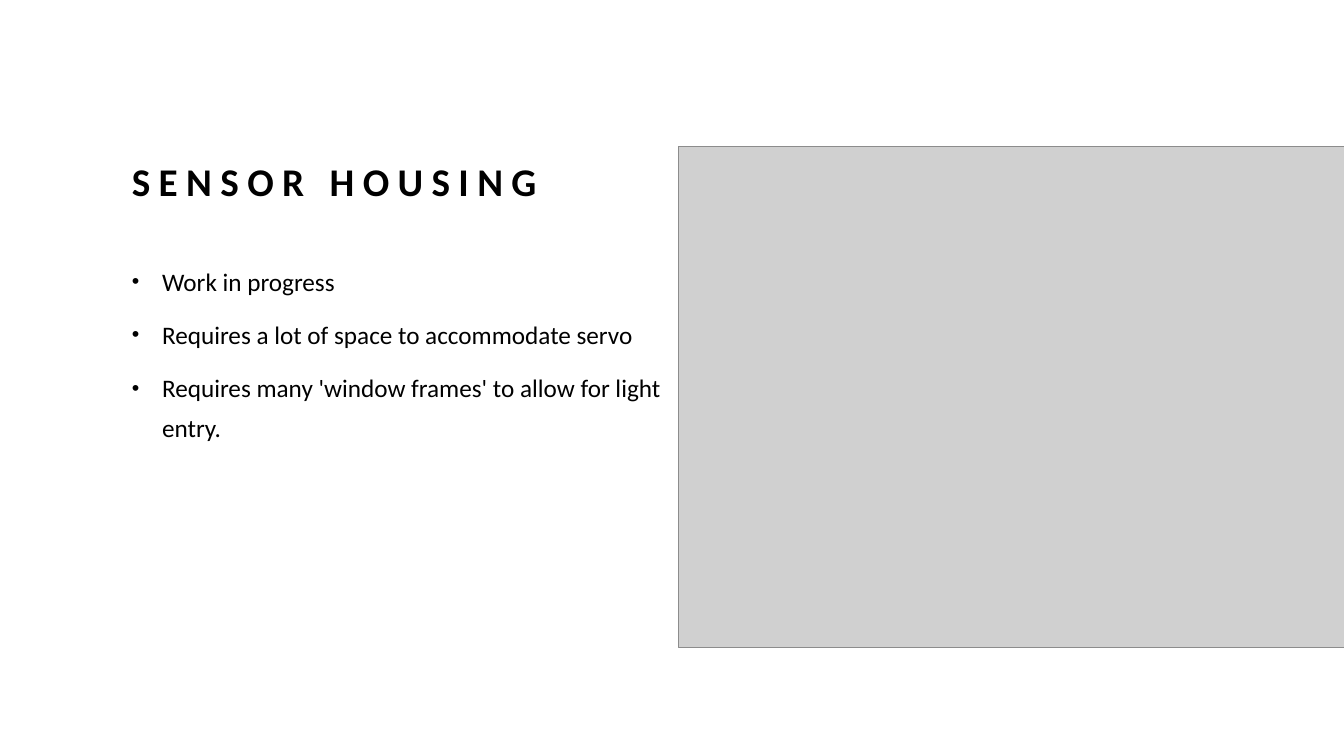
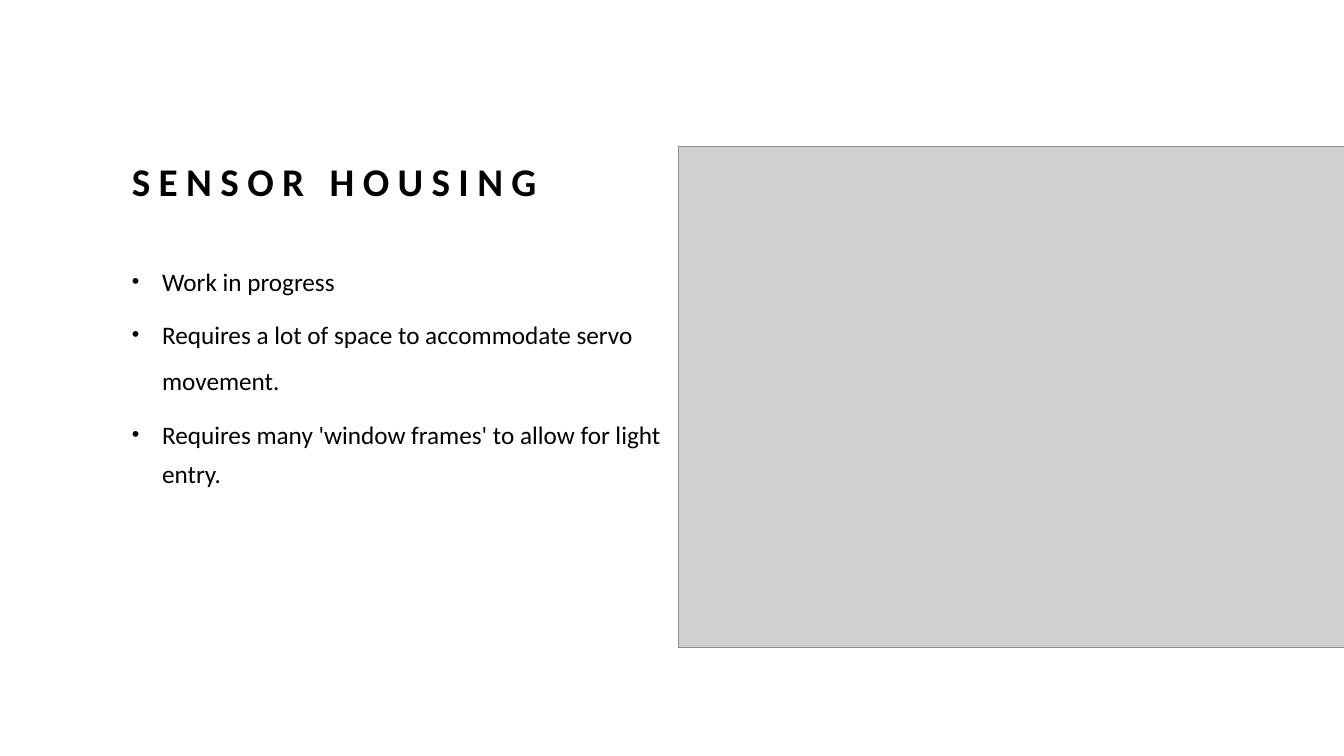
Before and after one commit to Boreyev/ID620_Projects_CALLIT1, a slide deck: slide 16 of Project02_IkeCallaghan/Presentation.pptx. Drawn at 1344x756 pixels with LibreOffice and Linux fonts; fonts in the diff are those of the drawing; grey boxes stand for pictures. Boxes give left, top, right and bottom in pixels: in the first picture for what was removed or moved away, otherwise in the second. Text is boxed around its words. In the diff, an @@ line names an element or a change of style, - is before the commit and + after.

```diff
--- a/Project02_IkeCallaghan/Presentation.pptx
+++ b/Project02_IkeCallaghan/Presentation.pptx
@@ text at [162,374,279,390]: paragraph added @@
+  movement.
```
Also in this commit, not shown: 4 other slides changed.
